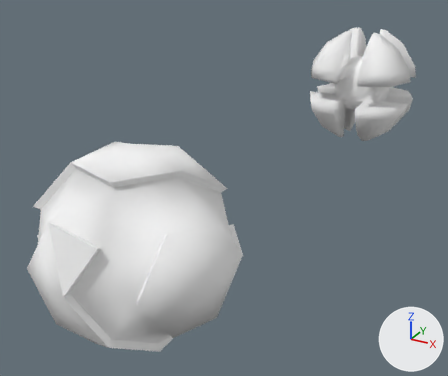
The Blender file etc/blend/Objects.blend: old version first, new version second.
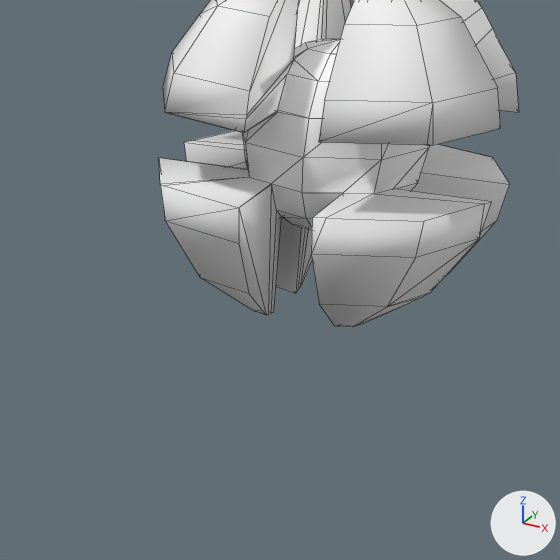
Each version is shown whole from a 50 mm camera at (0.84, -3.127, 1.69) aimed at (-0.751, -0.234, 0.244), then close up on the part from 59% to 96% of the width and 12% to 56% of the height. The lights are fixed; the arrows at lower right show +X, +Y and +Z. The close-ups show mesh edges as thin lines.

Names of what the first close-up shows: 'Player'.
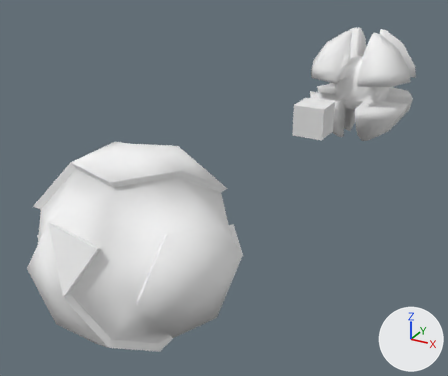
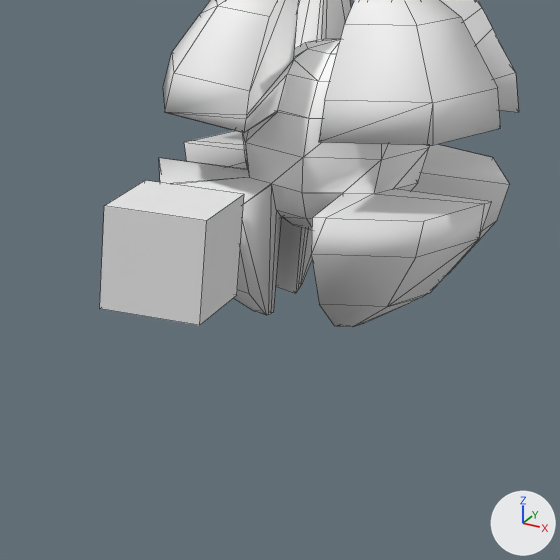
The change, as a diff of the scene's bpy script:
```diff
--- a/etc/blend/Objects.blend.py
+++ b/etc/blend/Objects.blend.py
@@ mat_material @@
+mat_material = diffuse_material('Material')
+mat_material.base_color = (0.8, 0.8, 0.8)  # white #e7e7e7
@@ me_staticbrush @@
+me_staticbrush.from_pydata(...)  # a box spanning x -0.1..0.1, y -0.1..0.1, z -0.1..0.1
+me_staticbrush.materials.append(mat_material)  # white #e7e7e7
@@ ob_staticbrush @@
+ob_staticbrush = bpy.data.objects.new('StaticBrush', me_staticbrush)
+ob_staticbrush.location = (-0.5, 0.5, 0.5)
```

Location of each change, [x1, y1, x2, y2] in pixels of the close-ups (560 x 560 px):
'StaticBrush', added
    after: [100, 180, 244, 325]
